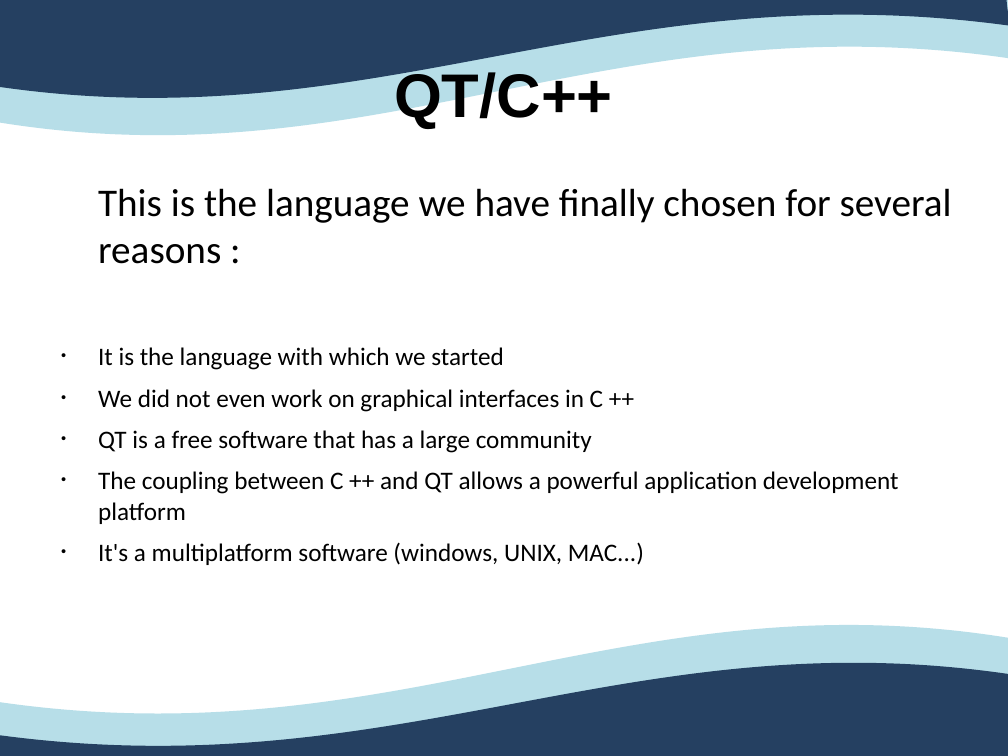
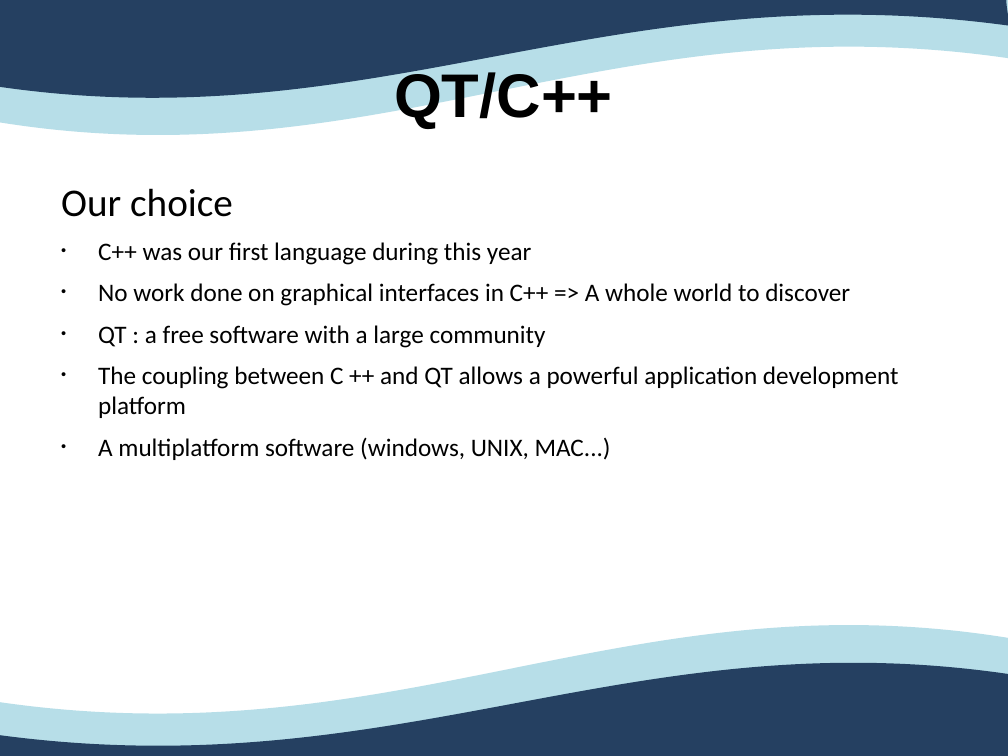
Before and after one commit to Ovan33/Immobilier, a slide deck: slide 7 of docs/Rapport/ProjetTuteureAnglais.ppt (slide 6 before the commit). Drawn at 1008x756 pixels with LibreOffice and Linux fonts; fonts in the diff are those of the drawing. Boxes give left, top, right and bottom in pixels: in the first picture for what was removed or moved away, otherwise in the second. Text is boxed around its words. In the diff, an @@ line names an element or a change of style, - is before the commit and + after.

```diff
--- a/docs/Rapport/ProjetTuteureAnglais.ppt
+++ b/docs/Rapport/ProjetTuteureAnglais.ppt
@@ freeform shape at <box>0,0,1008,98</box>: outline redrawn @@
@@ text at <box>61,188,850,348</box>: text changed @@
-This is the language we have finally chosen for several reasons :
-• It is the language with which we started
-• We did not even work on graphical interfaces in C ++
-• QT is a free software that has a large community
+Our choice
+• C++ was our first language during this year
+• No work done on graphical interfaces in C++ => A whole world to discover
+• QT : a free software with a large community
@@ text at <box>98,437,611,460</box>: text changed @@
-• It's a multiplatform software (windows, UNIX, MAC...)
+• A multiplatform software (windows, UNIX, MAC...)
```
Also in this commit, not shown: 21 other slides changed, 3 slides added, 2 slides removed.
